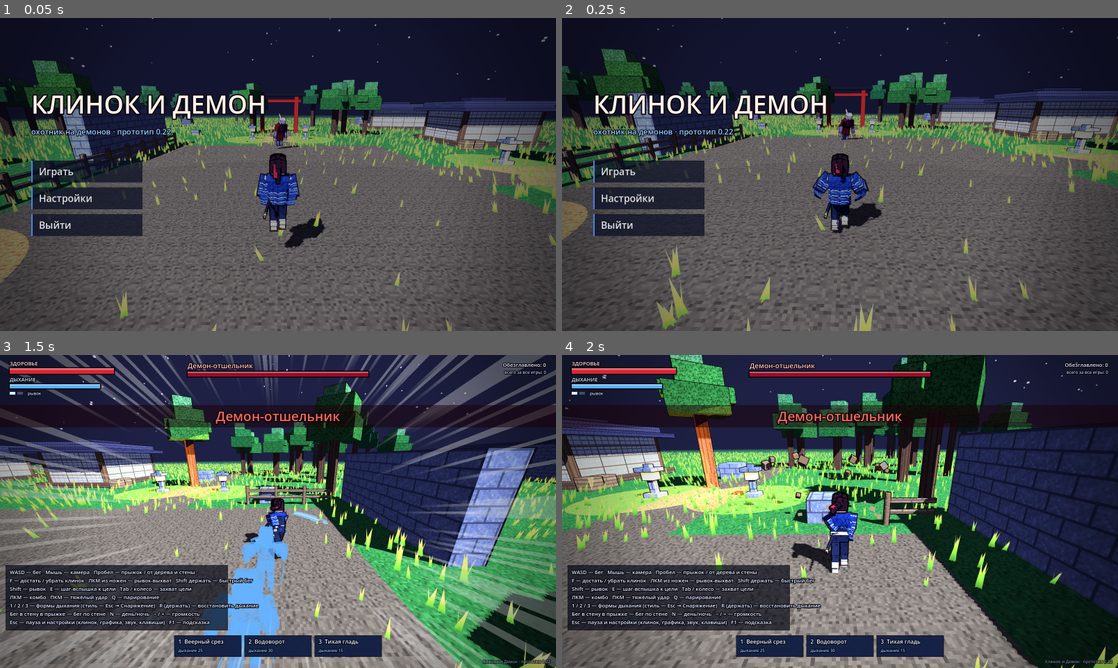
Above: before the commit, frames 1-4 (two rows, left to right).
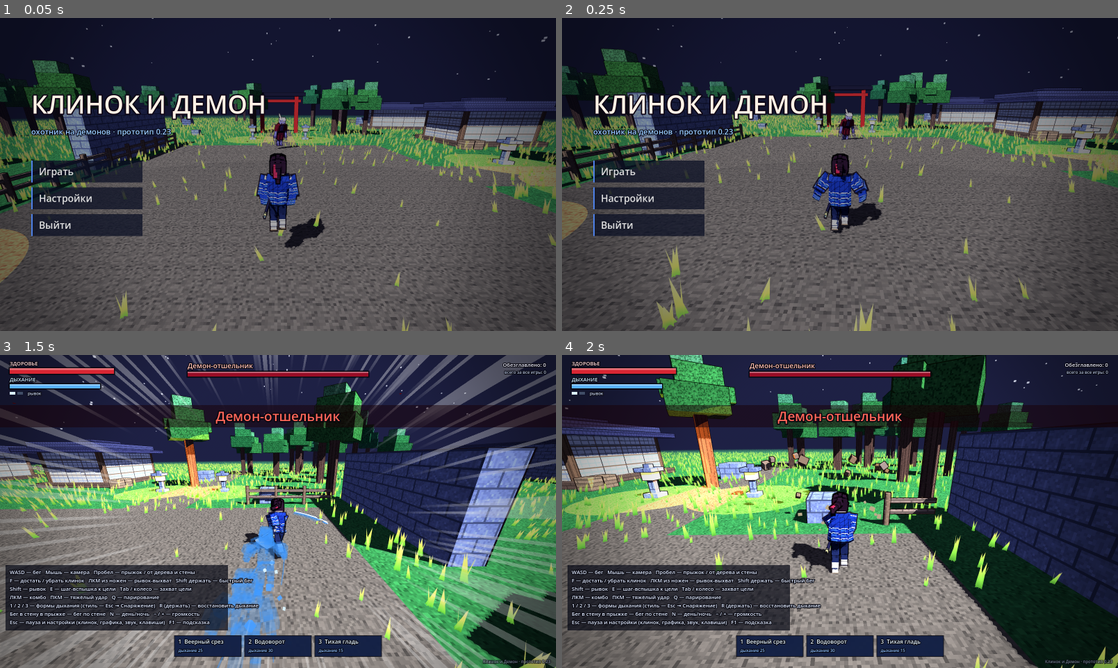
Above: after the commit, the same moments.

Repository: Tsenze13/DemonSlatarME
Game: Godot game, scene res://main.tscn
The game is run twice, just before and just after one commit, with the same random seed, the same clock (stepped at 60 frames per second) and the same inputs.
Inputs (mouse positions are in pixels of both pictures, inside the frame that each line leads up to):
- Up to frame 1 (0.05 s): no input
- Up to frame 2 (0.25 s): no input
- Up to frame 3 (1.5 s): click "Играть" at 0.5 s; tap Enter at 1.25 s; move the mouse to (305, 511) at 1.27 s; hold Up from 1.28 s (still down); hold Shift (dash) from 1.28 s (still down); click (305, 511) at 1.42 s
- Up to frame 4 (2 s): keep holding Up; keep holding Shift (dash); tap Space (jump) at 1.52 s; tap E (flash) at 1.55 s

The runs differ from the first frame. In frame 1, less than 0.1% of the frame differs, in the area x 30-54%, y 36-70%; in frame 2, 0.4%; in frame 3, 2.6%, in the area x 36-99%, y 49-100%; in frame 4, 0.4%.

Commit message:
Клинок и Демон v0.23: обычные удары и рывки в цвете стиля, след стихии, хаори не задирается
Co-Authored-By: Claude Opus 5.5 <noreply@anthropic.com>
Claude-Session: https://claude.ai/code/session_01G3h9Yu3TGjLRQLW4GY5QkV

Diff:
--- a/project.godot
+++ b/project.godot
@@ -4,7 +4,7 @@
 [application]
 
 config/name="Клинок и Демон"
-config/version="0.22"
+config/version="0.23"
 run/main_scene="res://main.tscn"
 config/features=PackedStringArray("4.7", "GL Compatibility")
 
--- a/scripts/fx.gd
+++ b/scripts/fx.gd
@@ -127,9 +127,10 @@
 func afterimage(root: Node3D, col: Color, life := 0.28) -> void:
 	var holder := Node3D.new()
 	add_child(holder)
-	var mat := Vox.flat_mat(Color(col.r, col.g, col.b, 0.55), true)
+	# полупрозрачный силуэт, тает к концу жизни
+	var mat: StandardMaterial3D = Vox.flat_mat(Color(col.r, col.g, col.b, 0.4), true).duplicate()
 	_copy_meshes(root, holder, mat)
-	ghosts.append({"n": holder, "life": life, "max": life})
+	ghosts.append({"n": holder, "life": life, "max": life, "mat": mat})
 
 func _copy_meshes(src: Node, holder: Node3D, mat: Material) -> void:
 	for c in src.get_children():
@@ -333,6 +334,9 @@
 			ghosts.remove_at(i)
 			continue
 		var f: float = gh.life / gh.max
+		if gh.has("mat"):
+			var gm: StandardMaterial3D = gh.mat
+			gm.albedo_color.a = 0.4 * f
 		if gh.has("thin"):
 			gh.n.scale = Vector3(f, f, 1.0)
 		else:
--- a/scripts/player.gd
+++ b/scripts/player.gd
@@ -500,7 +500,7 @@
 	body.stiff = 0.7
 	body.wind = 0.3
 	body.gravity = 18.0
-	body.drag = 0.08
+	body.drag = 0.12
 	body.thick = 0.05
 	body.u_step = 1.0 / 8.0       # узор один раз вокруг тела: левая половина — слева
 	# рукава: висящий «мешок» под предплечьем
@@ -691,6 +691,7 @@
 	c.seg = seg
 	c.mode = "blocks"
 	c.push_y_max = 0.6
+	c.max_lift = 0.78        # полы не задираются вбок и вверх — отклоняются не больше ~40°
 	var m := ShaderMaterial.new()
 	m.shader = load("res://shaders/cloth_block.gdshader")
 	m.set_shader_parameter("pattern", Tex.get_tex("haori"))
@@ -1323,17 +1324,42 @@
 	invuln_t = DASH_TIME + 0.03
 	dash_from = global_position
 	sonic_boom(dash_dir)
-	G.fx.afterimage(model, Color(0.4, 0.7, 1.0))
+	G.fx.afterimage(model, _sc())
 
 # Звуковой барьер: хлопок, кольцо пара поперёк движения, пыль.
+# Цвет стиля дыхания для обычных ударов, силуэтов и следов.
+func _sc() -> Color:
+	return G.br().edge
+
+# След стихии за героем на рывке и быстром беге.
+var trail_prev := Vector3.ZERO
+func _style_trail() -> void:
+	var p := global_position + Vector3.UP * 0.9
+	if trail_prev == Vector3.ZERO or trail_prev.distance_to(p) > 6.0:
+		trail_prev = p
+		return
+	match G.breath_style:
+		"flame":
+			G.fx.embers(global_position + Vector3.UP * 0.4, 5, 0.7)
+			G.fx.burst(p, Color(1.0, 0.5, 0.1), 2, 1.5, 0.16, 0.3, -4.0, Vector3.UP, 0.5, 2.0)
+		"thunder":
+			if randf() < 0.6:
+				G.fx.lightning(trail_prev, p + Vector3(randf_range(-0.3, 0.3), randf_range(-0.3, 0.3), randf_range(-0.3, 0.3)), Color(1.0, 0.85, 0.2), 0.15, 0.25, 0, 0.05)
+		_:
+			G.fx.droplets(global_position + Vector3.UP * 0.3, Vector3.UP, 3)
+			if is_on_floor() and randf() < 0.4:
+				G.fx.ring(global_position + Vector3.UP * 0.04, 0.3, G.br().a, G.br().b, 0.4, 2.5, 0.08)
+	trail_prev = p
+
 func sonic_boom(dir: Vector3) -> void:
 	G.sfx.play("sonic", -2.0)
 	G.sfx.play("dash", -6.0)
 	G.speedlines = maxf(G.speedlines, 0.9)
 	G.add_shake(0.12)
 	var c := global_position + Vector3.UP * 0.9
-	G.fx.ring(c, 0.35, Color(0.85, 0.92, 1.0), Color.WHITE, 0.35, 5.0, 0.18, dir)
-	G.fx.ring(c - dir * 0.4, 0.25, Color(0.85, 0.92, 1.0), Color.WHITE, 0.25, 3.5, 0.12, dir)
+	var rc := _sc().lerp(Color.WHITE, 0.6)
+	G.fx.ring(c, 0.35, rc, Color.WHITE, 0.35, 5.0, 0.18, dir)
+	G.fx.ring(c - dir * 0.4, 0.25, rc, Color.WHITE, 0.25, 3.5, 0.12, dir)
 	if is_on_floor():
 		G.fx.dust(global_position, 10)
 
@@ -1343,7 +1369,8 @@
 	ghost_t -= dt
 	if ghost_t <= 0.0:
 		ghost_t = 0.035
-		G.fx.afterimage(model, Color(0.4, 0.7, 1.0), 0.22)
+		G.fx.afterimage(model, _sc(), 0.22)
+		_style_trail()
 	if state_t >= DASH_TIME:
 		velocity = dash_dir * RUN_SPEED * 1.6
 		_set_state("move")
@@ -1389,7 +1416,7 @@
 	flash_from = global_position
 	flash_to = global_position + dir * dist
 	facing = atan2(dir.x, dir.z)
-	G.fx.afterimage(model, Color(0.85, 0.95, 1.0), 0.35)
+	G.fx.afterimage(model, _sc().lightened(0.4), 0.35)
 	_set_state("flash")
 	invuln_t = 0.2
 	sonic_boom(dir)
@@ -1518,7 +1545,7 @@
 			iai_dist = clampf(to2.length() - (tg.radius + 1.1), 0.0, IAI_MAX)
 		invuln_t = 0.2
 		sonic_boom(atk_dir)
-		G.fx.afterimage(model, Color(0.85, 0.95, 1.0), 0.35)
+		G.fx.afterimage(model, _sc().lightened(0.4), 0.35)
 	ball_impact = false
 	if atk.get("ball", "") == "throw":
 		var dist2: float = atk.range
@@ -1605,7 +1632,7 @@
 	if atk_name == "iai":
 		hv = atk_dir * (iai_dist / IAI_TIME) if (t >= 0.02 and t < 0.02 + IAI_TIME) else Vector3.ZERO
 		if t < 0.02 + IAI_TIME:
-			G.fx.afterimage(model, Color(0.7, 0.88, 1.0), 0.2)
+			G.fx.afterimage(model, _sc().lightened(0.3), 0.2)
 			G.speedlines = 1.0
 	if a.has("spin") and atk_name == "f2":
 		hv = (inp * 6.0) if inp.length() > 0.1 else Vector3.ZERO
@@ -1694,7 +1721,7 @@
 	var foam := Color(0.88, 0.96, 1.0)
 	match a.fx:
 		"slash":
-			G.fx.slash_arc(o, atk_dir, a.get("roll", 0.0), 1.9, 150.0, 0.55, Color(0.55, 0.8, 1.0), Color.WHITE, 0, 0.22, a.get("rev", false))
+			G.fx.slash_arc(o, atk_dir, a.get("roll", 0.0), 1.9, 150.0, 0.55, _sc(), Color.WHITE, 0, 0.22, a.get("rev", false))
 		"wave":
 			G.fx.breath_arc(o, atk_dir, a.get("roll", 0.0), 2.6, 170.0, 1.0, 0.45, a.get("rev", false))
 			G.fx.breath_burst(o + atk_dir * 1.5, atk_dir, 10)
@@ -1705,7 +1732,7 @@
 			G.fx.breath_burst(o, Vector3.UP, 16)
 			G.fx.breath_sound(-3.0, 1.1)
 		"heavy":
-			G.fx.slash_arc(o, atk_dir, 90.0, 2.0, 150.0, 0.7, Color(0.55, 0.8, 1.0), Color.WHITE, 0, 0.3)
+			G.fx.slash_arc(o, atk_dir, 90.0, 2.0, 150.0, 0.7, _sc(), Color.WHITE, 0, 0.3)
 			var gp := global_position + atk_dir * 2.2 + Vector3.UP * 0.1
 			G.fx.ring(gp, 0.8, Color(0.85, 0.8, 0.65), Color.WHITE, 0.45, 4.0, 0.4)
 			G.fx.dust(gp, 18)
@@ -1718,8 +1745,8 @@
 			G.sfx.play("clang", -12.0, 1.6)
 		"cross":
 			# крест двумя клинками
-			G.fx.slash_arc(o, atk_dir, 50.0, 1.9, 140.0, 0.5, Color(0.75, 0.85, 1.0), Color.WHITE, 0, 0.22, false)
-			G.fx.slash_arc(o, atk_dir, -50.0, 1.9, 140.0, 0.5, Color(0.75, 0.85, 1.0), Color.WHITE, 0, 0.22, true)
+			G.fx.slash_arc(o, atk_dir, 50.0, 1.9, 140.0, 0.5, _sc(), Color.WHITE, 0, 0.22, false)
+			G.fx.slash_arc(o, atk_dir, -50.0, 1.9, 140.0, 0.5, _sc(), Color.WHITE, 0, 0.22, true)
 			G.sfx.play("clang", -10.0, 1.3)
 		"chain_whirl":
 			G.sfx.play("whoosh_big", -6.0, 1.2)
@@ -1757,31 +1784,31 @@
 		"bolt_slam":
 			G.sfx.play("whoosh_big", -3.0, 0.8)
 		"slash_long":
-			G.fx.slash_arc(o, atk_dir, a.get("roll", 0.0), 3.0, 160.0, 0.6, Color(0.6, 0.82, 1.0), Color.WHITE, 0, 0.24, a.get("rev", false))
+			G.fx.slash_arc(o, atk_dir, a.get("roll", 0.0), 3.0, 160.0, 0.6, _sc(), Color.WHITE, 0, 0.24, a.get("rev", false))
 		"thrust":
-			G.fx.streak(o + atk_dir * 0.6, o + atk_dir * 4.8, Color(0.85, 0.95, 1.0), 0.22, 0.18)
-			G.fx.ring(o + atk_dir * 4.4, 0.4, Color(0.7, 0.9, 1.0), Color.WHITE, 0.25, 2.5, 0.2, atk_dir)
+			G.fx.streak(o + atk_dir * 0.6, o + atk_dir * 4.8, _sc().lightened(0.4), 0.22, 0.18)
+			G.fx.ring(o + atk_dir * 4.4, 0.4, _sc(), Color.WHITE, 0.25, 2.5, 0.2, atk_dir)
 			G.sfx.play("shing", -10.0, 1.4)
 		"spin_long":
-			G.fx.arc(o, Basis.IDENTITY, 3.4, 0.0, TAU, 0.7, Color(0.6, 0.82, 1.0), Color.WHITE, 0.4, 0, 0.2, 0.2)
+			G.fx.arc(o, Basis.IDENTITY, 3.4, 0.0, TAU, 0.7, _sc(), Color.WHITE, 0.4, 0, 0.2, 0.2)
 		"ball":
 			G.sfx.play("whoosh_big", -4.0, 0.8)
 		"lash":
 			# хлыст: длинная тонкая дуга
-			G.fx.slash_arc(o, atk_dir, a.get("roll", 0.0), 4.2, 150.0, 0.25, Color(0.95, 0.45, 0.7), Color.WHITE, 0, 0.2, a.get("rev", false))
+			G.fx.slash_arc(o, atk_dir, a.get("roll", 0.0), 4.2, 150.0, 0.25, _sc(), Color.WHITE, 0, 0.2, a.get("rev", false))
 			G.sfx.play("crack", -10.0, 1.6)
 		"crack":
 			# щелчок хлыста: удар в землю далеко впереди
 			var reach: float = a.range * 1.9
 			var gp2 := global_position + atk_dir * reach * 0.85 + Vector3.UP * 0.1
-			G.fx.slash_arc(o, atk_dir, 90.0, reach * 0.6, 120.0, 0.3, Color(0.95, 0.45, 0.7), Color.WHITE, 0, 0.25)
-			G.fx.streak(o + atk_dir * 0.5, gp2, Color(1.0, 0.75, 0.9), 0.25, 0.12)
+			G.fx.slash_arc(o, atk_dir, 90.0, reach * 0.6, 120.0, 0.3, _sc(), Color.WHITE, 0, 0.25)
+			G.fx.streak(o + atk_dir * 0.5, gp2, _sc().lightened(0.3), 0.25, 0.12)
 			G.fx.ring(gp2, 0.5, Color(0.85, 0.8, 0.65), Color.WHITE, 0.35, 3.0, 0.3)
 			G.fx.dust(gp2, 10)
 			G.sfx.play("crack", -3.0, 1.3)
 			G.add_shake(0.2)
 		"lash_ring":
-			G.fx.arc(o, Basis.IDENTITY, 2.8 * 1.9 * 0.7, 0.0, TAU, 0.35, Color(0.95, 0.45, 0.7), Color.WHITE, 0.4, 0, 0.2, 0.2)
+			G.fx.arc(o, Basis.IDENTITY, 2.8 * 1.9 * 0.7, 0.0, TAU, 0.35, _sc(), Color.WHITE, 0.4, 0, 0.2, 0.2)
 			G.sfx.play("whoosh_big", -4.0, 1.3)
 
 # Большая форма (первая форма, контрудар): у каждого стиля — свой вид, как в аниме.
@@ -2554,7 +2581,8 @@
 		sprint_fx_t -= dt
 		if sprint_fx_t <= 0.0:
 			sprint_fx_t = 0.07
-			G.fx.afterimage(model, Color(0.5, 0.75, 1.0), 0.16)
+			G.fx.afterimage(model, _sc(), 0.16)
+			_style_trail()
 	dust_t -= dt
 	if is_on_floor() and sp > 9.0 and dust_t <= 0.0 and state == "move":
 		dust_t = 0.11
--- a/shaders/arc.gdshader
+++ b/shaders/arc.gdshader
@@ -79,7 +79,13 @@
 		// вспышки — лента мерцает
 		a *= 0.6 + 0.4 * step(0.3, hash(vec2(floor(t * 24.0), 1.0)));
 	} else if (style == 0) {
-		c = mix(col_a.rgb, col_b.rgb, smoothstep(0.2, 0.0, w));
+		// чистый срез как в аниме: полумесяц, к внешнему краю — белая режущая линия,
+		// внутрь — цвет стиля и прозрачность, поверх — тонкие линии скорости
+		c = mix(col_a.rgb * 0.95, col_b.rgb, smoothstep(0.55, 0.8, y));
+		a *= 0.25 + 0.75 * smoothstep(0.1, 0.65, y);
+		float speed = step(0.94, fract(y * 9.0 + hash(vec2(floor(x * 10.0), 3.0)) * 0.5)) * step(0.4, hash(vec2(floor(x * 14.0), 7.0)));
+		c = mix(c, col_b.rgb, speed);
+		c = mix(c, col_a.rgb * 0.45, step(0.93, y) * step(w, taper));
 	} else {
 		c = mix(col_a.rgb, col_b.rgb, step(0.6, w));
 	}
Not shown, changed: docs/ПРОЧТИ.txt
Not shown, changed: CLAUDE.md
